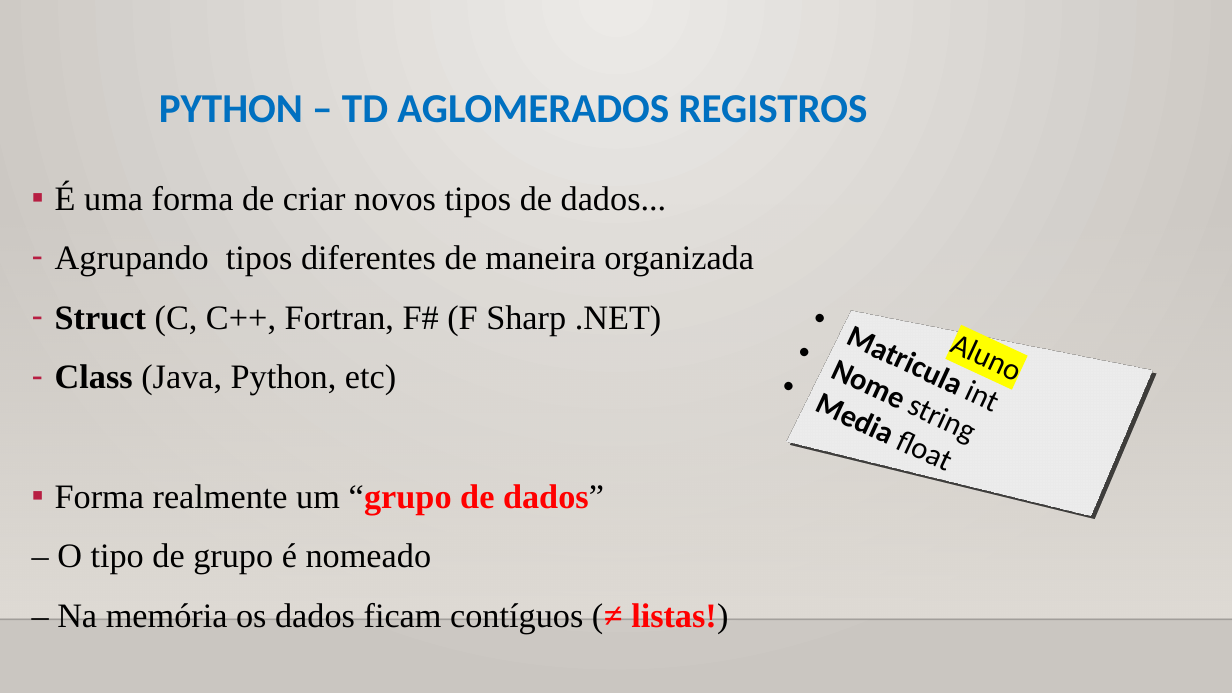
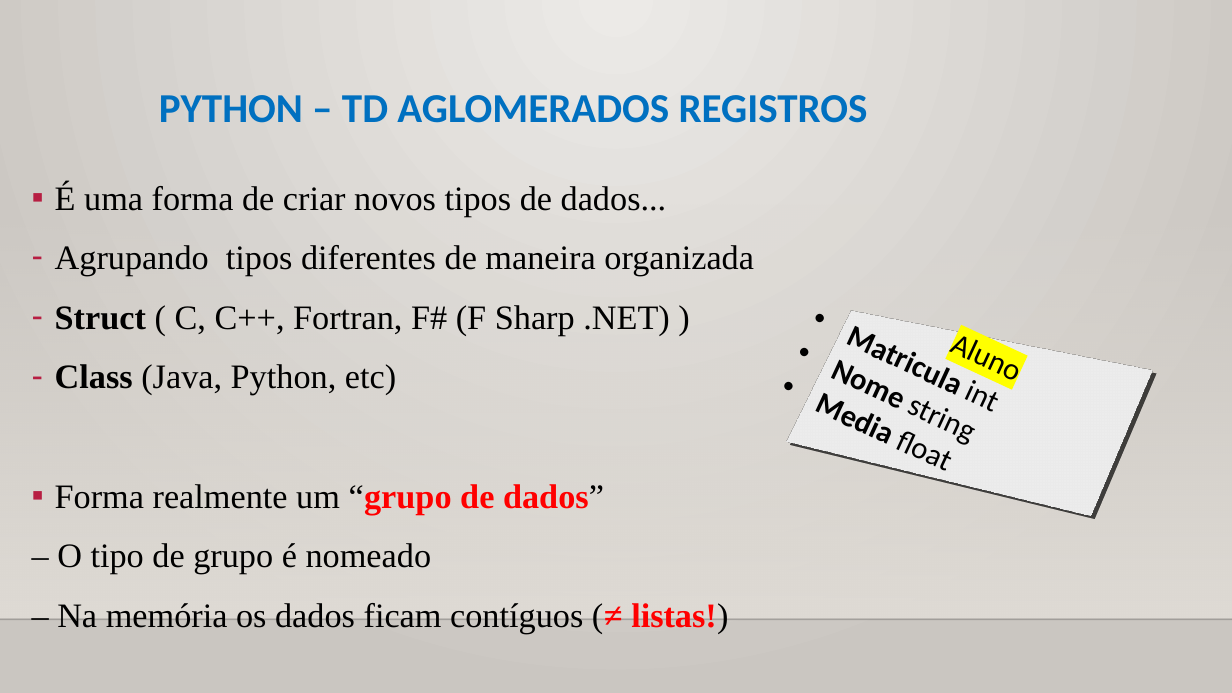
Before and after one commit to CloudEducationBrazil/WydenUniRuyPythonRAD, a slide deck: slide 11 of 01 Classes/Aula 07 RAD Python - Tipos de Dados Aglomerados.pptx (slide 10 before the commit). Drawn at 1232x693 pixels with LibreOffice and Linux fonts; fonts in the diff are those of the drawing; background and template pictures are left out. Boxes give left, top, right and bottom in pixels: in the first picture for what was removed or moved away, otherwise in the second. Text is boxed around its words. In the diff, an @@ line names an element or a change of style, - is before the commit and + after.

Commit message:
PPTs Python Aula 7 e 8 17092022

```diff
--- a/01 Classes/Aula 07 RAD Python - Tipos de Dados Aglomerados.pptx
+++ b/01 Classes/Aula 07 RAD Python - Tipos de Dados Aglomerados.pptx
@@ text at (x1=55, y1=305, x2=670, y2=336): text changed @@
-– Struct (C, C++, Fortran, F# (F Sharp .NET)
+– Struct ( C, C++, Fortran, F# (F Sharp .NET) )
```
Also in this commit, not shown: 8 other slides changed, 1 slide added, 1 other file.
